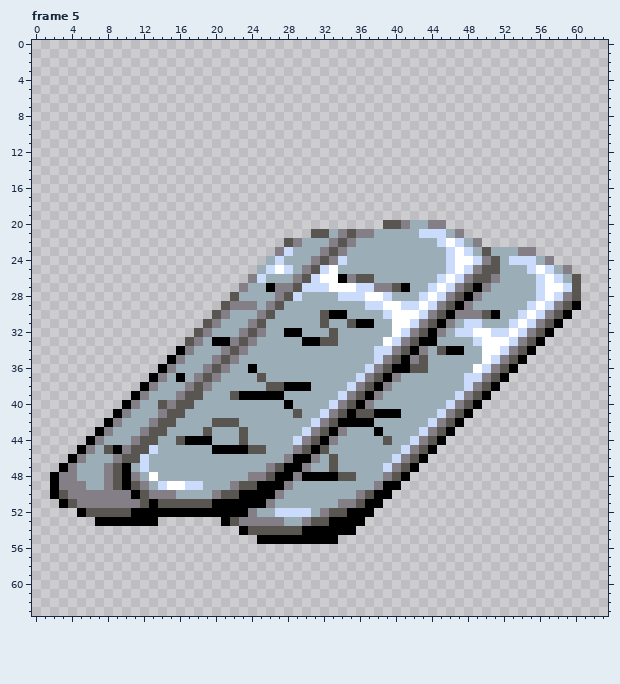
A pixel-art file gets an edit: GraphicResources/WorkPlace/Emerald_Stone.aseprite. Above: the version before the commit.
64x64 pixels, 6 frames. Shown: frame 5. The old version is drawn lined up with the new one. The commit also changed other frames, which this record leaves out.
Once edited:
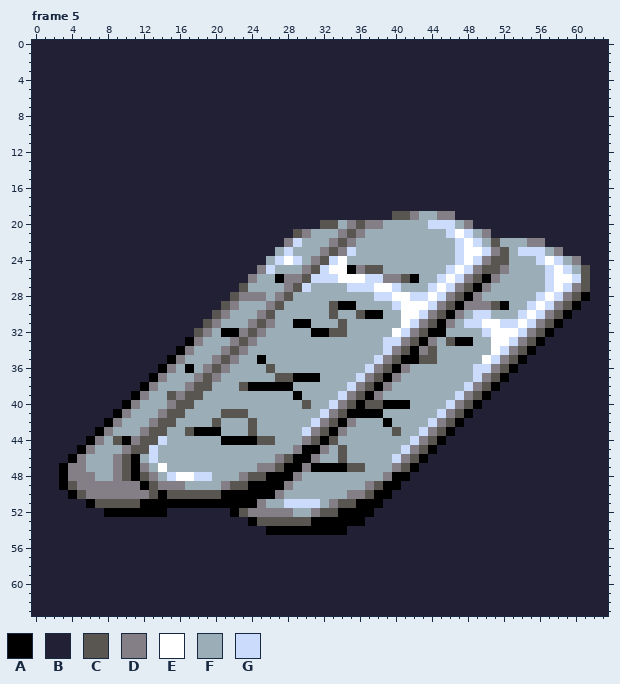
Palette (. is transparent): A #000000  B #222034  C #595652  D #847e87  E #ffffff  F #9badb7  G #cbdbfc
What changed:
whole drawing moved by -1,+1 (the old picture is shown already moved)
Changed rows in their new state; - is an unchanged pixel.
Frame 5:
first column x 0:
 0 BBBBBBBBBBBBBBBBBBBBBBBBBBBBBBBBBBBBBBBBBBBBBBBBBBBBBBBBBBBBBBBB
 1 BBBBBBBBBBBBBBBBBBBBBBBBBBBBBBBBBBBBBBBBBBBBBBBBBBBBBBBBBBBBBBBB
 2 BBBBBBBBBBBBBBBBBBBBBBBBBBBBBBBBBBBBBBBBBBBBBBBBBBBBBBBBBBBBBBBB
 3 BBBBBBBBBBBBBBBBBBBBBBBBBBBBBBBBBBBBBBBBBBBBBBBBBBBBBBBBBBBBBBBB
 4 BBBBBBBBBBBBBBBBBBBBBBBBBBBBBBBBBBBBBBBBBBBBBBBBBBBBBBBBBBBBBBBB
 5 BBBBBBBBBBBBBBBBBBBBBBBBBBBBBBBBBBBBBBBBBBBBBBBBBBBBBBBBBBBBBBBB
 6 BBBBBBBBBBBBBBBBBBBBBBBBBBBBBBBBBBBBBBBBBBBBBBBBBBBBBBBBBBBBBBBB
 7 BBBBBBBBBBBBBBBBBBBBBBBBBBBBBBBBBBBBBBBBBBBBBBBBBBBBBBBBBBBBBBBB
 8 BBBBBBBBBBBBBBBBBBBBBBBBBBBBBBBBBBBBBBBBBBBBBBBBBBBBBBBBBBBBBBBB
 9 BBBBBBBBBBBBBBBBBBBBBBBBBBBBBBBBBBBBBBBBBBBBBBBBBBBBBBBBBBBBBBBB
10 BBBBBBBBBBBBBBBBBBBBBBBBBBBBBBBBBBBBBBBBBBBBBBBBBBBBBBBBBBBBBBBB
11 BBBBBBBBBBBBBBBBBBBBBBBBBBBBBBBBBBBBBBBBBBBBBBBBBBBBBBBBBBBBBBBB
12 BBBBBBBBBBBBBBBBBBBBBBBBBBBBBBBBBBBBBBBBBBBBBBBBBBBBBBBBBBBBBBBB
13 BBBBBBBBBBBBBBBBBBBBBBBBBBBBBBBBBBBBBBBBBBBBBBBBBBBBBBBBBBBBBBBB
14 BBBBBBBBBBBBBBBBBBBBBBBBBBBBBBBBBBBBBBBBBBBBBBBBBBBBBBBBBBBBBBBB
15 BBBBBBBBBBBBBBBBBBBBBBBBBBBBBBBBBBBBBBBBBBBBBBBBBBBBBBBBBBBBBBBB
16 BBBBBBBBBBBBBBBBBBBBBBBBBBBBBBBBBBBBBBBBBBBBBBBBBBBBBBBBBBBBBBBB
17 BBBBBBBBBBBBBBBBBBBBBBBBBBBBBBBBBBBBBBBBBBBBBBBBBBBBBBBBBBBBBBBB
18 BBBBBBBBBBBBBBBBBBBBBBBBBBBBBBBBBBBBBBBBBBBBBBBBBBBBBBBBBBBBBBBB
19 BBBBBBBBBBBBBBBBBBBBBBBBBBBBBBBBBBBBBBBBCCDFFDDBBBBBBBBBBBBBBBBB
20 BBBBBBBBBBBBBBBBBBBBBBBBBBBBBBBBCCFDCDDFFF--GGGFDBBBBBBBBBBBBBBB
21 BBBBBBBBBBBBBBBBBBBBBBBBBBBBBCDFF----F-----FFFGEGFDBBBBBBBBBBBBB
22 BBBBBBBBBBBBBBBBBBBBBBBBBBBBDG---------------FF-EGFCFFFDDBBBBBBB
23 BBBBBBBBBBBBBBBBBBBBBBBBBBBF-------G----------FGEEGDC-GGGFDBBBBB
24 BBBBBBBBBBBBBBBBBBBBBBBBBB--EG---GE-----------FG----CFFFGEGFDBBB
25 BBBBBBBBBBBBBBBBBBBBBBBBBD-FF-----EADCC-------------D--FF-EGFCBB
26 BBBBBBBBBBBBBBBBBBBBBBBB-F-AD---GGEEEGGDDCA-------A-----FGEEGCBB
27 BBBBBBBBBBBBBBBBBBBBBBBC--FF---FFFFG--EEGF--------------FG--DCBB
28 BBBBBBBBBBBBBBBBBBBBBB-DDD---F----FFFFG-EEG------------------ABB
29 BBBBBBBBBBBBBBBBBBBBB--FF--------CAA-FFFGEE------DDCA--------BBB
30 BBBBBBBBBBBBBBBBBBBB------------FCF-CAAFF-------FGGF--------BBBB
31 BBBBBBBBBBBBBBBBBBB-------D--AA-F-CFFF--F---------EEG------BBBBB
32 BBBBBBBBBBBBBBBBBB---AA-----FF-AA-C----------A-FFFGEE-----BBBBBB
33 BBBBBBBBBBBBBBBBBA--FF--------FFFF-----G----D-CAAFF------BBBBBBB
34 BBBBBBBBBBBBBBBB----------------------F-----CFFF--F-----BBBBBBBB
35 BBBBBBBBBBBBBBB----------A----------------A-C----------BBBBBBBBB
36 BBBBBBBBBBBBBB---A------F-C--------------DFF-----G----BBBBBBBBBB
37 BBBBBBBBBBBBB---F--------F-CCAAA----------------F----BBBBBBBBBBB
38 BBBBBBBBBBBB-------C---CAAAA-FF---------------------BBBBBBBBBBBB
39 BBBBBBBBBBB----C------FFFFFF-A---------------------BBBBBBBBBBBBB
40 BBBBBBBBBB----F-------------F-C------CCAAA--------BBBBBBBBBBBBBB
41 BBBBBBBBB------------CCC-----F------AA-FF--------BBBBBBBBBBBBBBB
42 BBBBBBBB-------------FF-C----------DFF-A--------BBBBBBBBBBBBBBBB
43 BBBBBBB----------CAAA--FC-------------F-C------BBBBBBBBBBBBBBBBB
44 BBBBBB---CA---G-FFFF-AAAACC--F---C-----F------BBBBBBBBBBBBBBBBBB
45 BBBBB---FF----------FFFFFF----A-D-C----------BBBBBBBBBBBBBBBBBBB
46 BBBB-------AFG-------------DC----FC---------BBBBBBBBBBBBBBBBBBBB
47 BBB--D--FDCAD-E----------D-----AAAACC--F---BBBBBBBBBBBBBBBBBBBBB
48 BBBA-DD-FDCACD-GEEGG---DCCA---FFFFFF----A-BBBBBBBBBBBBBBBBBBBBBB
49 BBBAC-DD-DDDACDDDFF--DC-A------------DC--BBBBBBBBBBBBBBBBBBBBBBB
50 BBBBAC-----DDCACCCCCCAA------------D----BBBBBBBBBBBBBBBBBBBBBBBB
51 BBBBBBACCCCCA-AAAAAA-----DF-GGGG-DCCA--BBBBBBBBBBBBBBBBBBBBBBBBB
52 BBBBBBBBAAA----BBBBBBB-C-DDDDFFDC-A---BBBBBBBBBBBBBBBBBBBBBBBBBB
53 BBBBBBBBBBBBBBBBBBBBBBBBACCCCCCAA----BBBBBBBBBBBBBBBBBBBBBBBBBBB
54 BBBBBBBBBBBBBBBBBBBBBBBBBBAAAA-----BBBBBBBBBBBBBBBBBBBBBBBBBBBBB
55 BBBBBBBBBBBBBBBBBBBBBBBBBBBBBBBBBBBBBBBBBBBBBBBBBBBBBBBBBBBBBBBB
56 BBBBBBBBBBBBBBBBBBBBBBBBBBBBBBBBBBBBBBBBBBBBBBBBBBBBBBBBBBBBBBBB
57 BBBBBBBBBBBBBBBBBBBBBBBBBBBBBBBBBBBBBBBBBBBBBBBBBBBBBBBBBBBBBBBB
58 BBBBBBBBBBBBBBBBBBBBBBBBBBBBBBBBBBBBBBBBBBBBBBBBBBBBBBBBBBBBBBBB
59 BBBBBBBBBBBBBBBBBBBBBBBBBBBBBBBBBBBBBBBBBBBBBBBBBBBBBBBBBBBBBBBB
60 BBBBBBBBBBBBBBBBBBBBBBBBBBBBBBBBBBBBBBBBBBBBBBBBBBBBBBBBBBBBBBBB
61 BBBBBBBBBBBBBBBBBBBBBBBBBBBBBBBBBBBBBBBBBBBBBBBBBBBBBBBBBBBBBBBB
62 BBBBBBBBBBBBBBBBBBBBBBBBBBBBBBBBBBBBBBBBBBBBBBBBBBBBBBBBBBBBBBBB
63 BBBBBBBBBBBBBBBBBBBBBBBBBBBBBBBBBBBBBBBBBBBBBBBBBBBBBBBBBBBBBBBB
Changed places in both pictures, as pixel boxes (x1, y1, x2, y2):
changed: (32, 40, 608, 616)
